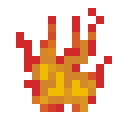
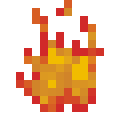
Layered file, before and after one edit (128 × 128). Changes by layer:
removed layer "fire2" over [16, 8, 112, 112]
added layer "fire1 copy #1" above "fire1 copy" over [16, 0, 104, 112]
renamed "fire1" to (unnamed layer), hid it, painted on it over [16, 8, 112, 112]
